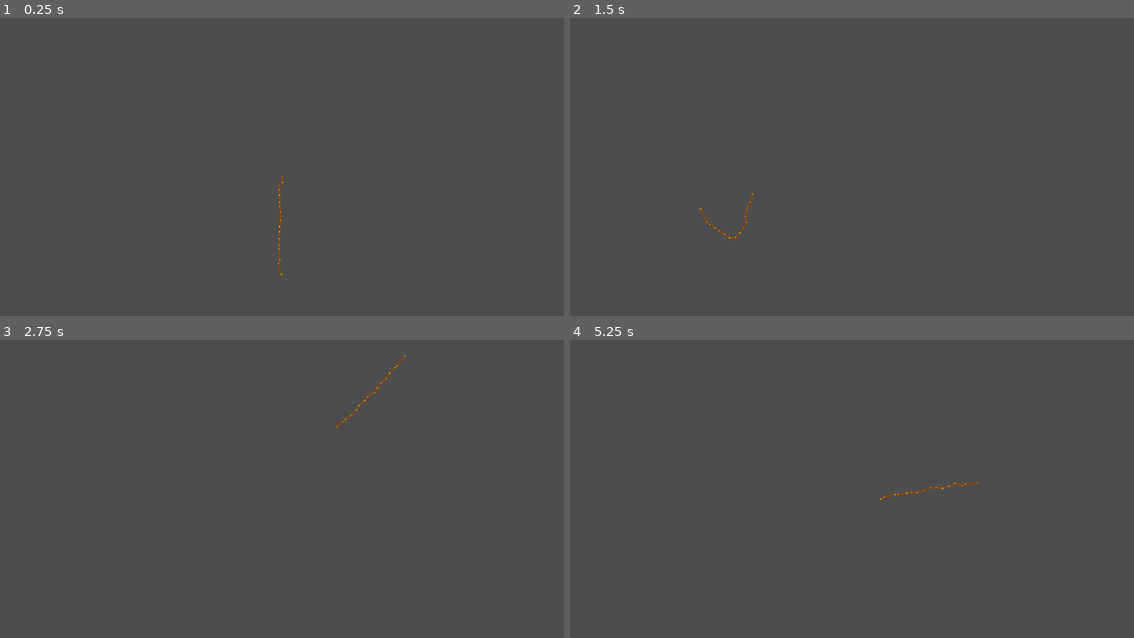
Above: before the commit, frames 1-4 (two rows, left to right).
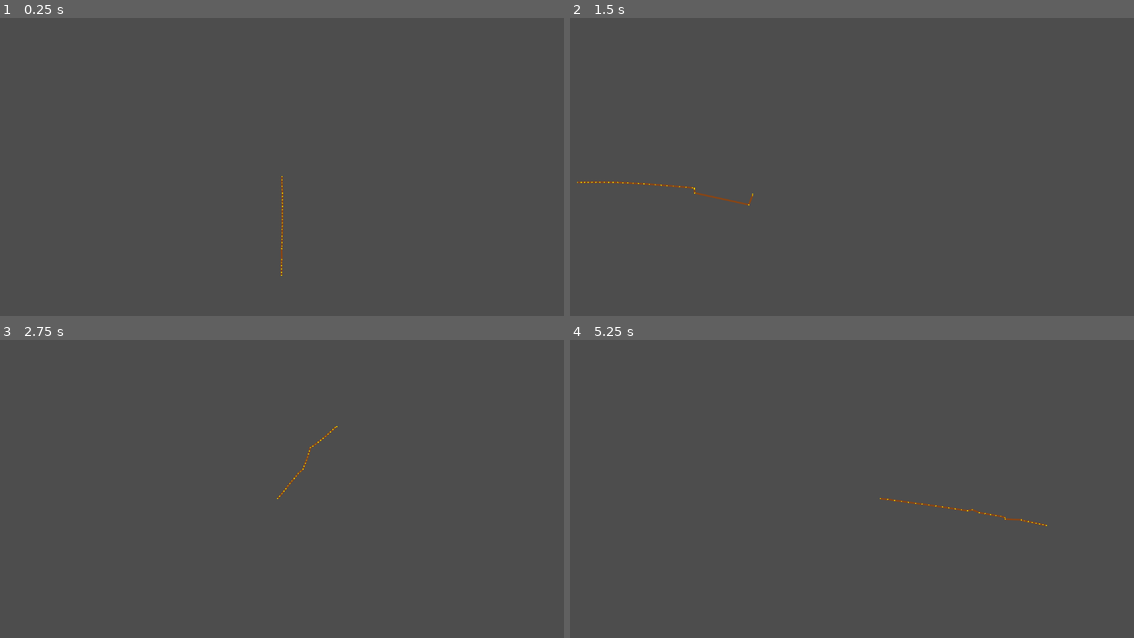
Above: after the commit, the same moments.

Repository: oli-the-broccoli/taught-rope
Game: Godot game, scene res://soft_rope_test.tscn
The game is run twice, just before and just after one commit, with the same random seed, the same clock (stepped at 60 frames per second) and the same inputs.
Inputs (mouse positions are in pixels of both pictures, inside the frame that each line leads up to):
- Up to frame 1 (0.25 s): no input
- Up to frame 2 (1.5 s): move the mouse to (976, 161) at 0.52 s; hold Right 0.53-1.28 s; move the mouse to (739, 193) at 1.27 s; hold Down from 1.28 s (still down)
- Up to frame 3 (2.75 s): move the mouse to (338, 429) at 2.02 s; release Down at 2.03 s; hold Right from 2.03 s (still down)
- Up to frame 4 (5.25 s): move the mouse to (823, 560) at 2.77 s; release Right at 2.78 s; hold Up 2.78-3.53 s; move the mouse to (1021, 545) at 3.52 s; hold Left 3.53-5.03 s; move the mouse to (682, 450) at 4.27 s; move the mouse to (880, 497) at 5.02 s; hold Down from 5.03 s (still down)

The runs differ from the first frame. In frame 1, 0.2% of the frame differs, in the area x 49-51%, y 53-87%; in frame 2, 0.3%, in the area x 1-33%, y 54-75%; in frame 3, 0.2%; in frame 4, 0.3%.

Commit message:
added drawings scene to test new functions

Diff:
--- /dev/null
+++ b/drawing_scene.gd
@@ -0,0 +1,39 @@
+extends Node2D
+
+var positions: Array[Vector2]
+var points: Array[Point]
+
+class Point:
+	var color: Color
+	var position: Vector2
+
+	func _init(_position: Vector2, _color: Color = Color.GREEN) -> void:
+		color = _color
+		position = _position
+
+func add_point(pos:Vector2, col:Color = Color.DARK_RED)->void:
+	points.append(Point.new(pos,col))
+
+func _ready() -> void:
+	positions.append(Vector2(-100,0))
+	positions.append(Vector2(-500,100))
+	positions.append(Vector2(100,0))
+
+	var span: Vector2 = positions[2] - positions[0]
+	var norm: Vector2 = (positions[1] - (positions[0] + span/2)).normalized()
+	var segment: Vector2 = positions[1] - positions[0]
+	var e1: float = abs(segment.dot(norm))
+	var e2: float = abs(span.dot(norm))
+	#max displacement of middle point from span before free bending angle is breached
+	#var ef: float = _segment_length * cos((PI - free_bending_angle * _segment_length)/2)
+	var h: float = (1.0/3.0) * (e2/2 + e1) * 0.5
+	add_point(positions[0] + norm * h,Color.GREEN)
+	add_point(positions[1] - norm * 2 * h,Color.YELLOW)
+	add_point(positions[2] + norm * h)
+
+
+func _draw() -> void:
+	for pos: Vector2 in positions:
+		draw_circle(pos,3,Color.BLUE)
+	for point: Point in points:
+		draw_circle(point.position,3,point.color)
--- /dev/null
+++ b/drawing_scene.tscn
@@ -0,0 +1,8 @@
+[gd_scene load_steps=2 format=3 uid="uid://c2p627esmlv5y"]
+
+[ext_resource type="Script" uid="uid://bop0bnjr8wc3t" path="res://drawing_scene.gd" id="1_m5uag"]
+
+[node name="DrawingScene" type="Node2D"]
+script = ExtResource("1_m5uag")
+
+[node name="Camera2D" type="Camera2D" parent="."]
--- a/soft_rope_test.tscn
+++ b/soft_rope_test.tscn
@@ -17,9 +17,12 @@
 
 [node name="SoftRope" type="Node2D" parent="."]
 script = ExtResource("2_63hu4")
-itterations = 100
+damping = 2.0
+bending_stiffness = 0.06
+free_bending_radius = 20.0
+itterations = 50
 rope_length = 200.0
-segments = 15
+segments = 30
 metadata/_custom_type_script = "uid://dukhop6enx3nn"
 
 [node name="Camera2D" type="Camera2D" parent="."]
Not shown, added: drawing_scene.gd.uid
